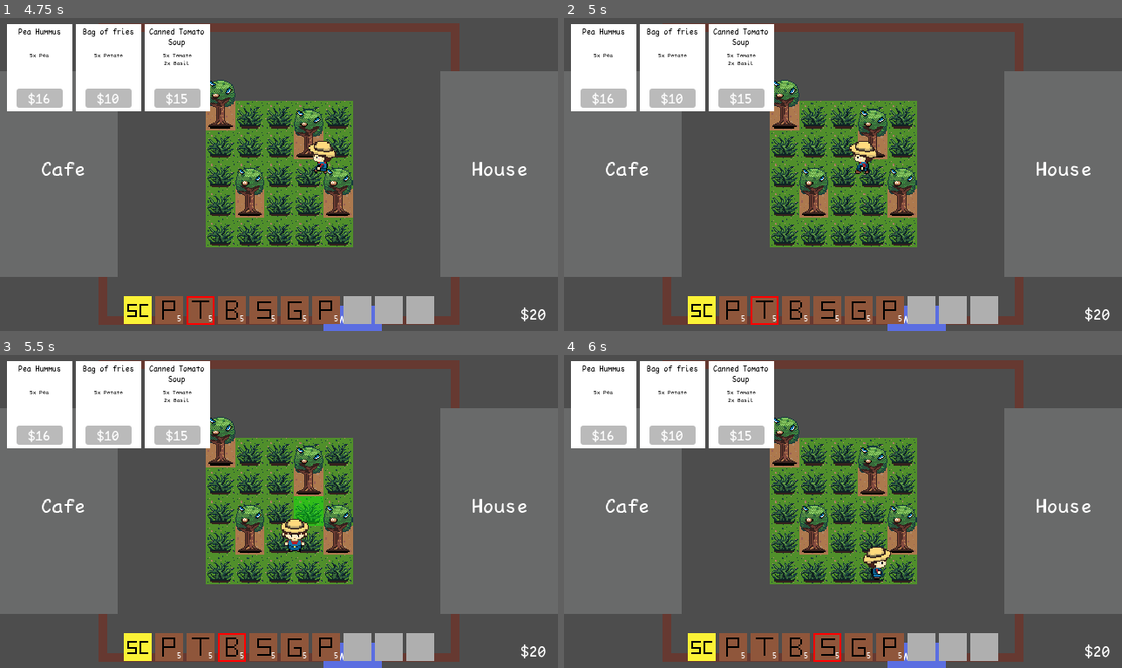
Above: before the commit, frames 1-4 (two rows, left to right).
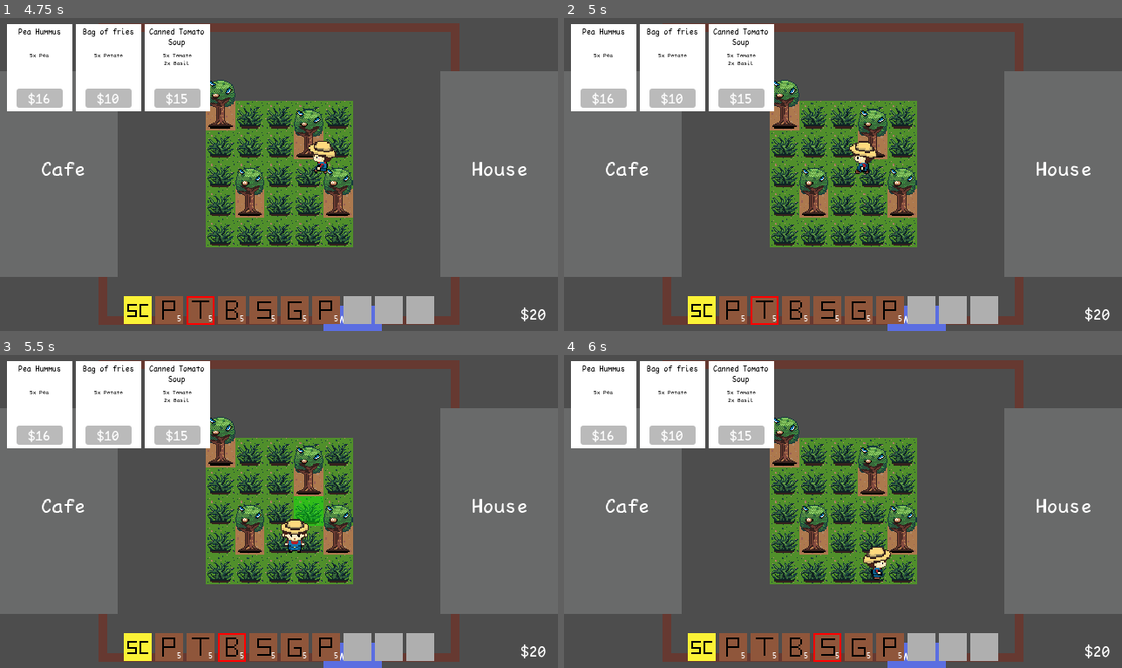
Above: after the commit, the same moments.

Repository: mikusaq/grub-n-grow
Game: Godot game, scene res://scenes/game.tscn
The game is run twice, just before and just after one commit, with the same random seed, the same clock (stepped at 60 frames per second) and the same inputs.
Inputs (mouse positions are in pixels of both pictures, inside the frame that each line leads up to):
- Up to frame 1 (4.75 s): tap Enter at 0.5 s; move the mouse to (401, 158) at 0.52 s; press the mouse at (401, 158) at 0.53 s; hold D (right) 0.53-1.28 s; move the mouse to (167, 190) at 1.27 s; release the mouse at (167, 190) at 1.28 s; hold S (down) 1.28-2.03 s; tap N (next_turn) at 1.35 s; move the mouse to (334, 105) at 2.02 s; hold D (right) 2.03-2.78 s; hold 1 (slot_1) 2.03-2.78 s; tap Space at 2.75 s; move the mouse to (251, 237) at 2.77 s; hold W (up) 2.78-3.53 s; tap 0 (slot_10) at 2.85 s; move the mouse to (446, 221) at 3.52 s; hold 2 (slot_2) 3.53-4.28 s; hold A (left) from 3.53 s (still down); move the mouse to (111, 127) at 4.27 s; tap 3 (slot_3) at 4.35 s
- Up to frame 2 (5 s): keep holding A (left)
- Up to frame 3 (5.5 s): move the mouse to (306, 511) at 5.02 s; release A (left) at 5.03 s; hold S (down) from 5.03 s (still down); hold 4 (slot_4) from 5.03 s (still down)
- Up to frame 4 (6 s): move the mouse to (759, 433) at 5.77 s; release S (down) at 5.78 s; release 4 (slot_4) at 5.78 s; hold D (right) from 5.78 s (still down); tap 5 (slot_5) at 5.85 s

Frame 1 is identical in both runs. In frame 2, less than 0.1% of the frame differs, in the area x 51-56%, y 39-50%; in frame 3, less than 0.1%, in the area x 50-56%, y 52-64%; in frame 4, less than 0.1%.

Commit message:
Adjust tilemap y-sort origin and colliders

Diff:
--- a/scenes/world.tscn
+++ b/scenes/world.tscn
@@ -55,22 +55,33 @@
 texture_region_size = Vector2i(32, 32)
 use_texture_padding = false
 3:1/0 = 0
-3:1/0/y_sort_origin = -20
+3:1/0/y_sort_origin = -16
 3:2/0 = 0
-3:2/0/y_sort_origin = -20
+3:2/0/y_sort_origin = -16
 5:0/0 = 0
+5:0/0/y_sort_origin = -35
 6:0/0 = 0
+6:0/0/y_sort_origin = -35
 5:1/0 = 0
+5:1/0/y_sort_origin = -35
 6:1/0 = 0
+6:1/0/y_sort_origin = -35
 5:2/0 = 0
+5:2/0/y_sort_origin = -35
 6:2/0 = 0
+6:2/0/y_sort_origin = -35
 4:2/0 = 0
+4:2/0/y_sort_origin = -16
 7:0/size_in_atlas = Vector2i(1, 2)
 7:0/0 = 0
 7:0/0/texture_origin = Vector2i(0, 16)
+7:0/0/y_sort_origin = -6
+7:0/0/physics_layer_0/polygon_0/points = PackedVector2Array(-4.96875, 6, 4.59375, 6, 5.53125, 13.9375, -5.71875, 14)
 8:0/size_in_atlas = Vector2i(1, 2)
 8:0/0 = 0
 8:0/0/texture_origin = Vector2i(0, 16)
+8:0/0/y_sort_origin = -6
+8:0/0/physics_layer_0/polygon_0/points = PackedVector2Array(-4.96875, 6, 4.59375, 6, 5.53125, 13.9375, -5.71875, 14)
 
 [sub_resource type="TileSet" id="TileSet_cxjv3"]
 tile_size = Vector2i(32, 32)
